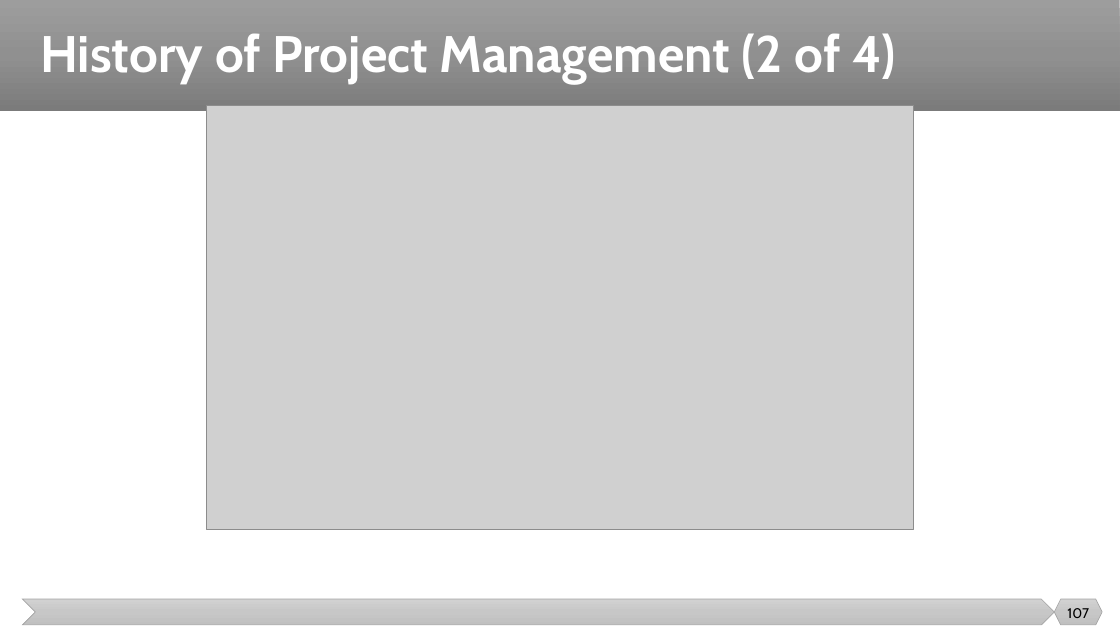
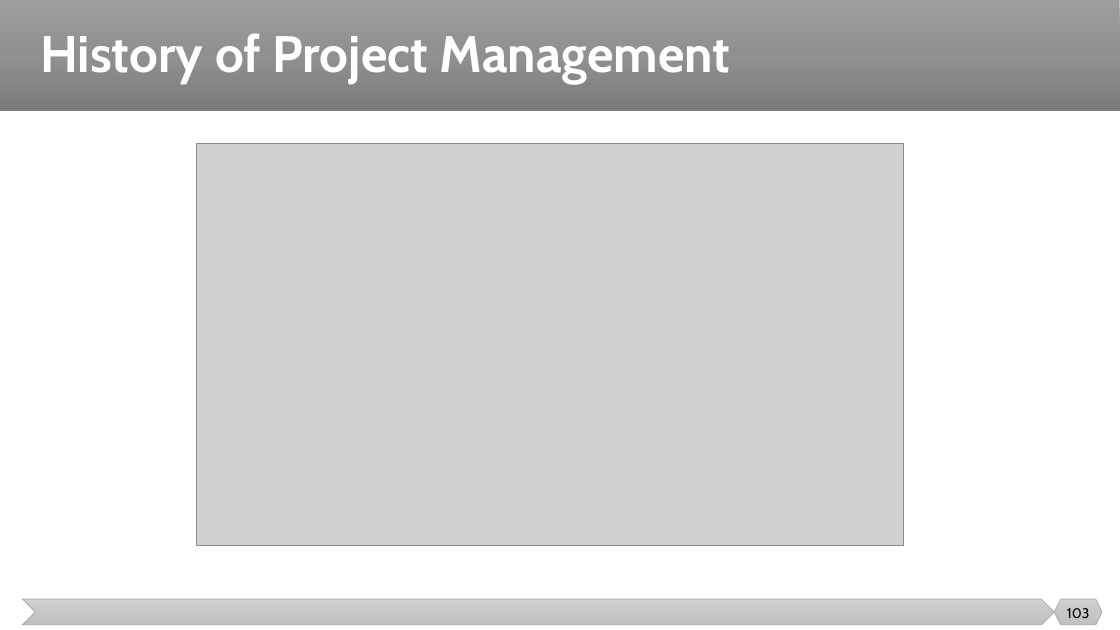
Before and after one commit to malenezi/malenezi, a slide deck: slide 103 of SE423/Lectures/1-Introduction/Introduction.pptx (slide 107 before the commit). Drawn at 1120x630 pixels with LibreOffice and Linux fonts; fonts in the diff are those of the drawing; grey boxes stand for pictures. Boxes give left, top, right and bottom in pixels: in the first picture for what was removed or moved away, otherwise in the second. Text is boxed around its words. In the diff, an @@ line names an element or a change of style, - is before the commit and + after.

```diff
--- a/SE423/Lectures/1-Introduction/Introduction.pptx
+++ b/SE423/Lectures/1-Introduction/Introduction.pptx
@@ title at [40,33,731,83]: text changed @@
-History of Project Management (2 of 4)
+History of Project Management
@@ picture: place and size @@
-picture at [207,105,914,530]
+picture at [197,144,904,546]
@@ page number at [1067,608,1090,618]: text changed @@
-107
+103
```
Also in this commit, not shown: 23 other slides changed, 9 slides added, 14 slides removed, 1 other file.
